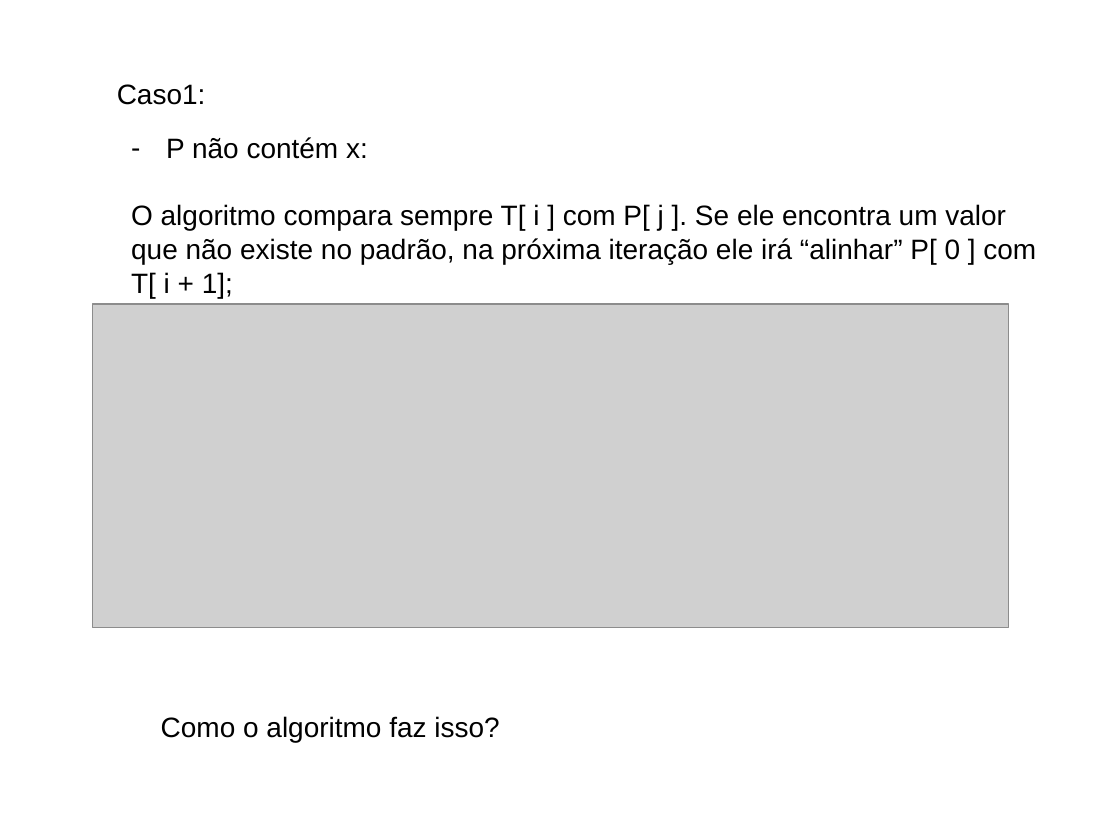
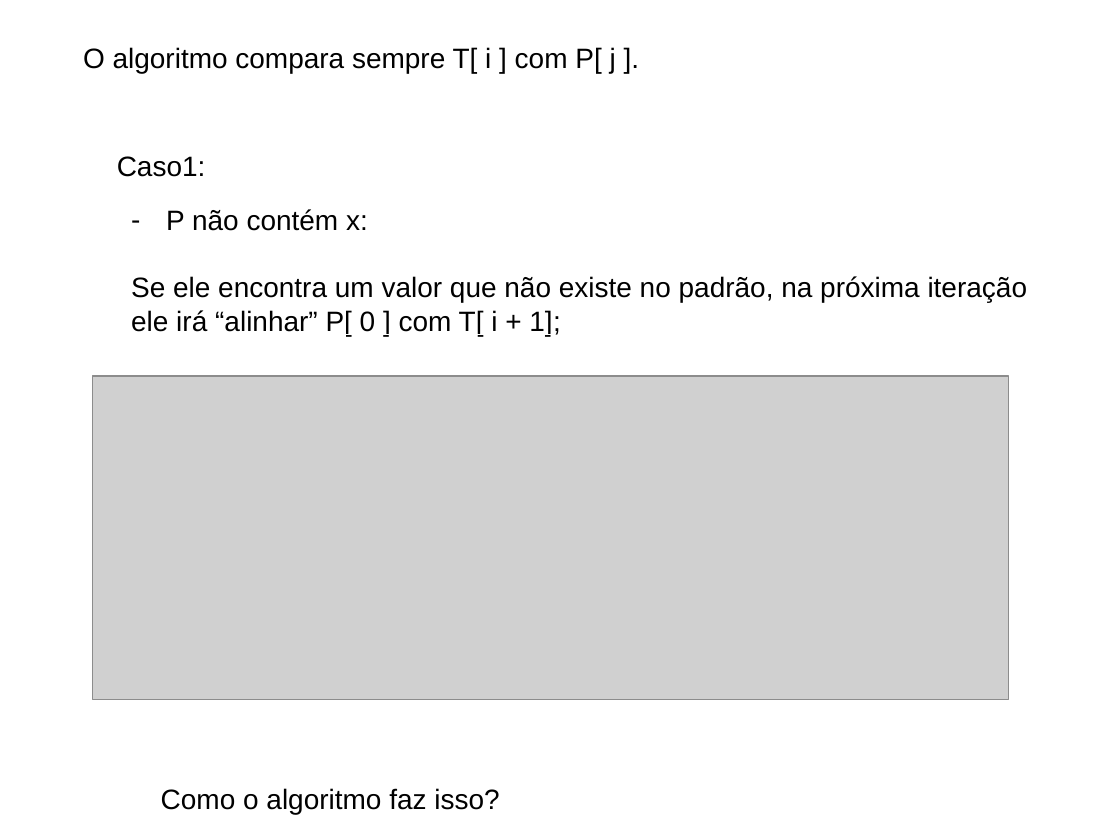
Before and after one commit to BartoAlheiros/Projeto-PAA, a slide deck: slide 13 of PAA 2a Oficina.pptx (slide 11 before the commit). Drawn at 1120x840 pixels with LibreOffice and Linux fonts; fonts in the diff are those of the drawing; grey boxes stand for pictures; background and template pictures are left out. Boxes give left, top, right and bottom in pixels: in the first picture for what was removed or moved away, otherwise in the second. Text is boxed around its words. In the diff, an @@ line names an element or a change of style, - is before the commit and + after.

```diff
--- a/PAA 2a Oficina.pptx
+++ b/PAA 2a Oficina.pptx
@@ text added at bbox=[83, 47, 616, 73], 18 pt, text #000000 @@
+O algoritmo compara sempre T[ i ] com P[ j ].
@@ 3 texts, 1 picture: place and size @@
-3 texts, 1 picture at bbox=[93, 84, 1036, 742]
+3 texts, 1 picture at bbox=[93, 156, 1028, 814]
@@ text at bbox=[131, 276, 1028, 336]: text changed @@
-O algoritmo compara sempre T[ i ] com P[ j ]. Se ele encontra um valor que não existe no padrão, na próxima iteração ele irá “alinhar” P[ 0 ] com T[ i + 1];
+Se ele encontra um valor que não existe no padrão, na próxima iteração ele irá “alinhar” P[ 0 ] com T[ i + 1];
```
Also in this commit, not shown: 11 other slides changed, 3 slides added, 1 slide removed, 4 other files.
